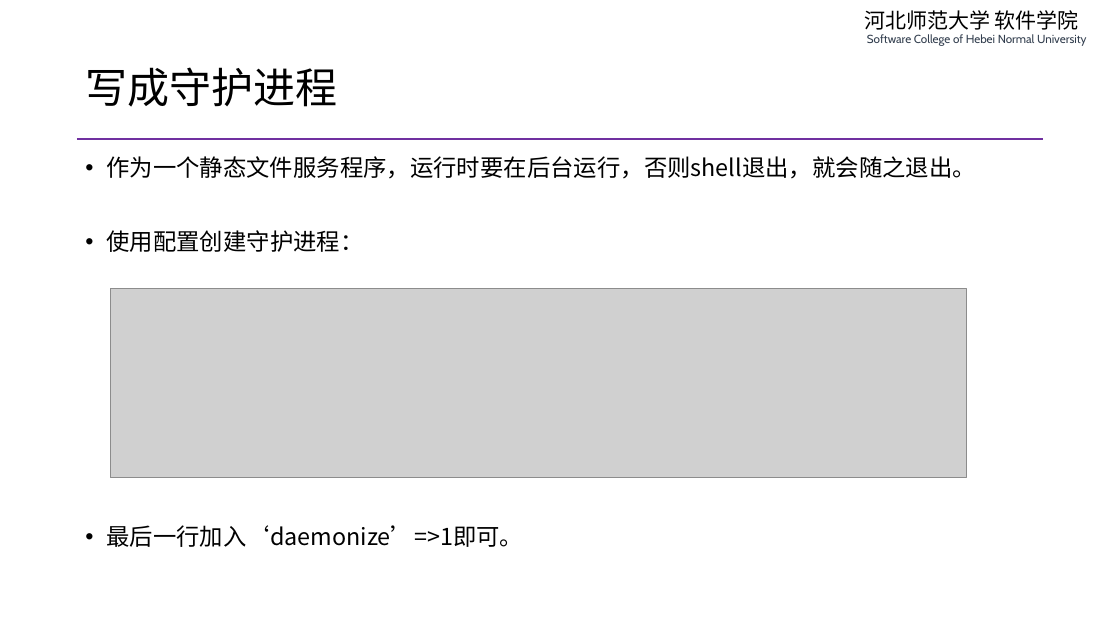
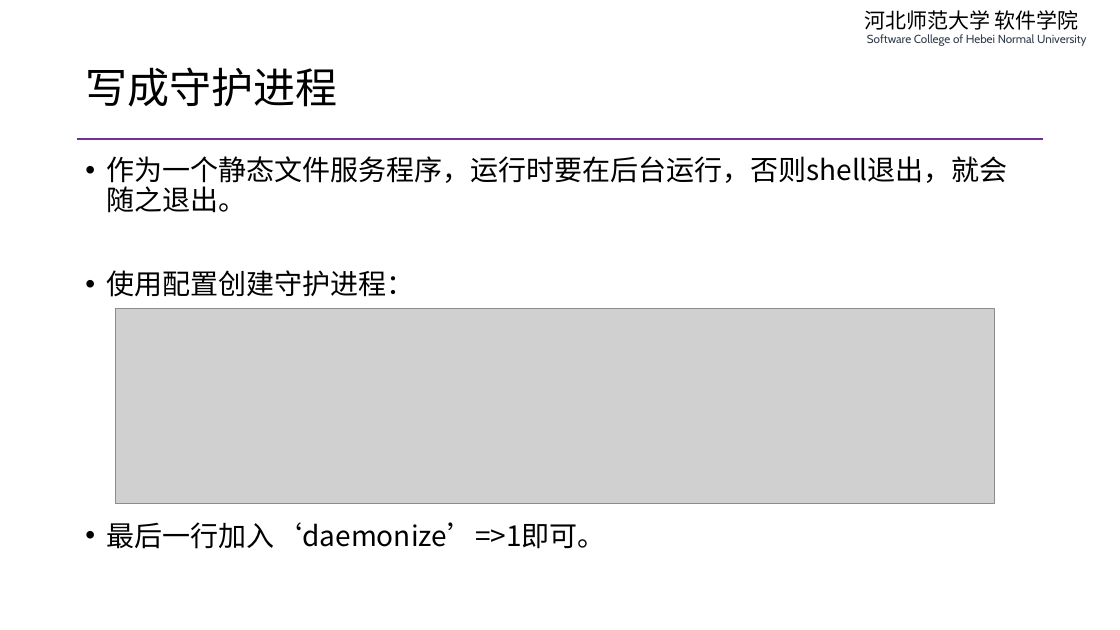
Before and after one commit to edu2act/course-php-serverside-development-on-linux, a slide deck: slide 17 of materials/slides/ch08-async-io-and-swoole.pptx. Drawn at 1120x630 pixels with LibreOffice and Linux fonts; fonts in the diff are those of the drawing; grey boxes stand for pictures. Boxes give left, top, right and bottom in pixels: in the first picture for what was removed or moved away, otherwise in the second. Text is boxed around its words. In the diff, an @@ line names an element or a change of style, - is before the commit and + after.

```diff
--- a/materials/slides/ch08-async-io-and-swoole.pptx
+++ b/materials/slides/ch08-async-io-and-swoole.pptx
@@ text "作为一个静态文件服务程序，运行时要在后台运行，否则shell退出，就会随之退出。" at <box>106,156,1008,549</box>: size 20 to 24 pt @@
@@ picture: place and size @@
-picture at <box>110,288,966,478</box>
+picture at <box>115,308,995,503</box>
```
Also in this commit, not shown: 11 other slides changed, 1 other file.
